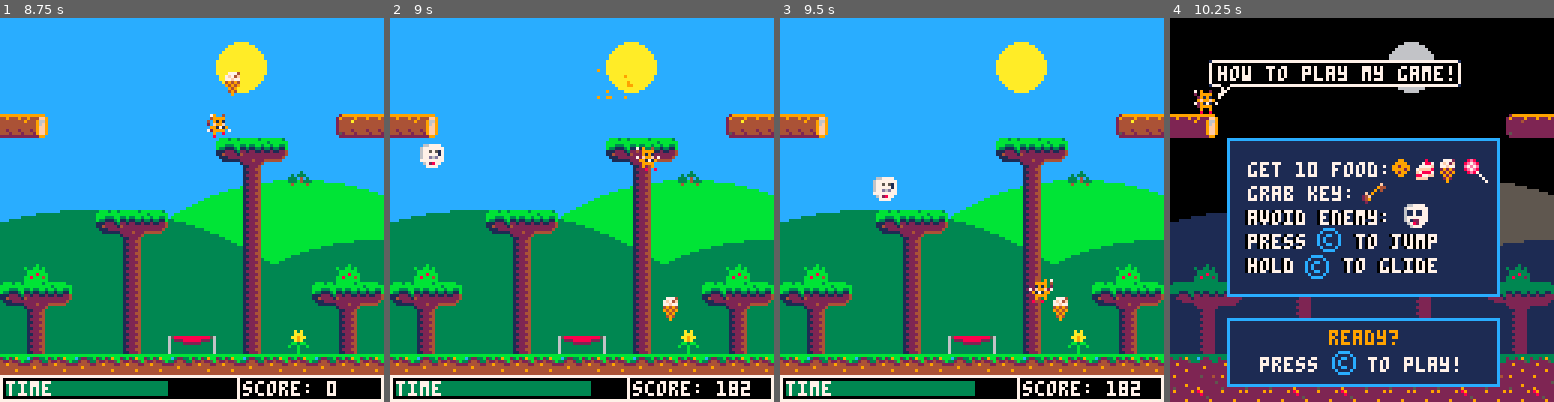
Above: before the commit, frames 1-4 (left to right).
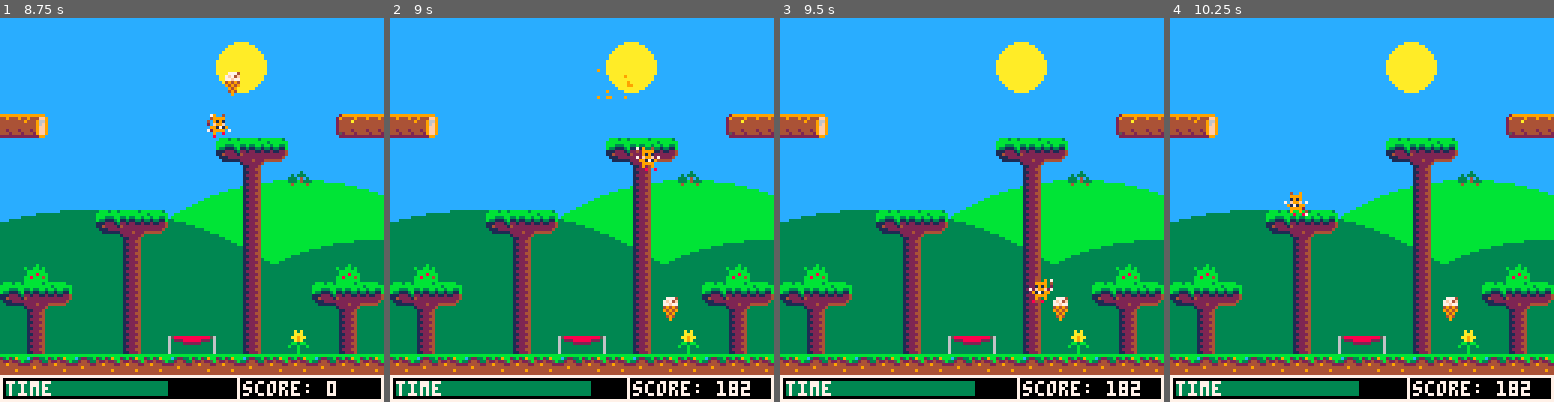
Above: after the commit, the same moments.

Repository: daddynewts/foxcatsquirrel
Game: PICO-8 cartridge foxcatsquirrel.p8
The game is run twice, just before and just after one commit, with the same random seed, the same clock (stepped at 60 frames per second) and the same inputs.
Inputs:
- Up to frame 1 (8.75 s): tap O (Z key) at 0.33, 0.7, 1.43, 2.22, 3.1, 3.98, 4.87, 5.75, 6.63, 7.52, 8.4 s; tap X (X key) at 1.07, 2.07, 2.4, 2.73, 3.07, 3.4, 3.73, 4.07, 4.4, 4.73, 5.07, 5.4, 5.73, 6.07, 6.4, 6.73, 7.07, 7.4, 7.73, 8.07, 8.4, 8.73 s; hold Left 1.97-2.37 s; hold Down 2.42-2.82 s; hold Right 2.87-3.53 s; hold Right 4.13-4.53 s; hold Down 4.58-5.08 s; hold Left 5.13-5.8 s; hold Left 6.23-6.63 s; hold Down 6.68-7.08 s; hold Right 7.13-7.8 s; hold Right from 8.4 s (still down)
- Up to frame 2 (9 s): release Right at 8.8 s; hold Down from 8.85 s (still down)
- Up to frame 3 (9.5 s): tap X (X key) at 9.07, 9.4 s; tap O (Z key) at 9.28 s; release Down at 9.35 s; hold Left from 9.4 s (still down)
- Up to frame 4 (10.25 s): tap X (X key) at 9.73, 10.07 s; release Left at 10.07 s; tap O (Z key) at 10.17 s

Frame 1 is identical in both runs. In frame 2, 0.3% of the frame differs, in the area x 7-15%, y 32-40%; in frame 3, 0.3%; in frame 4, 95%, in the area x 0-100%, y 0-100%.

Commit message:
Enemies
Enemies now move independently! But you can only have one of each enemy.

Diff:
--- a/foxcatsquirrel.p8
+++ b/foxcatsquirrel.p8
@@ -71,8 +71,8 @@
   sky.y1=128
 
  enemies={
-  skull={skull_sp=13},
-  ghost={ghost_sp=10},
+  ghost={ ghost_sp=10, x=100 },
+  skull={ skull_sp=13, x=10 }
  }
 
  foods={}
@@ -680,7 +680,7 @@
 function add_foodpoints()
  points+=flr(10000/timeleft)
  timeleft+=timegain	 --default 25?
- count+=5
+ count+=1
  del(foods,food)
  sfx(eat_sfx)
  crumb=pget(cam_x+(food.x+3),food.y+3)
@@ -1142,8 +1142,8 @@
 
  for i=1,level+1 do
     skull={
-    x=cam_x-player.x,
-    y=flr(64)-player.y,
+    x=10,--cam_x-player.x,
+    y=10,--flr(64)-player.y,
    }
   add(enemies,skull)
   sfx(skull_sfx)
@@ -1154,8 +1154,8 @@
 
   for i=1,1 do
     ghost={
-    x=cam_x-player.x,
-    y=flr(64)-player.y,
+    x=100,--cam_x-player.x,
+    y=100,--flr(64)-player.y,
    }
   add(enemies,ghost)
   sfx(ghost_sfx)
@@ -1166,19 +1166,19 @@
 
 function move_skull()
 
- for skull in all(enemies) do
+ --for skull in all(enemies) do
 -- easy
   skull.x-=((skull.x/100)-(player.x/100))*(player.dx/count+(flr(level+1)))
   skull.y-=((skull.y/100)-(player.y/100))*(player.dy/count+(flr(level+1)))
- end
+ --end
 end
 
 function move_ghost()
 
- for ghost in all(enemies) do
+ --for ghost in all(enemies) do
   ghost.x-=(ghost.x/100)-(food.x/100)
   ghost.y-=(ghost.y/100)-(food.y/100)
- end
+ --end
   if ghost.x<=cam_x
    then ghost.x=cam_x
   end
@@ -1210,26 +1210,26 @@
 
 function draw_skull()
 
- for skull in all(enemies) do
+ --for skull in all(enemies) do
   spr(skull_sp,skull.x,skull.y)
 
   if player.x>=skull.x then
    skull_sp=13
   else skull_sp=12
- end
+ --end
 end
 end
 
 function draw_ghost()
 
- for ghost in all(enemies) do
+ --for ghost in all(enemies) do
   spr(ghost_sp,ghost.x,ghost.y)
 
   if player.x>=ghost.x then
    ghost_sp=10
   else ghost_sp=11
   end
- end
+ --end
 end
 -->8
 -- crumbs
